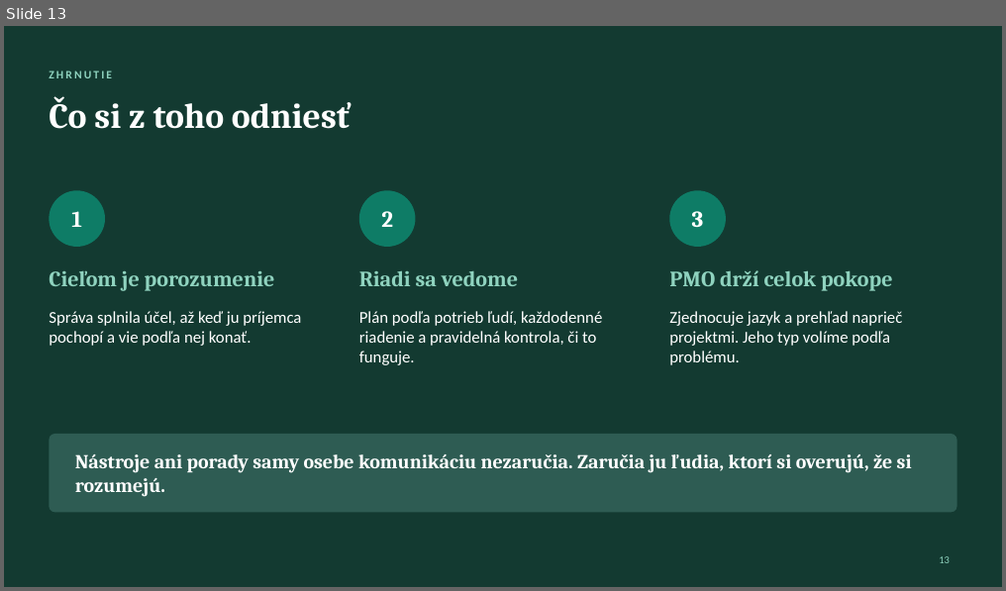
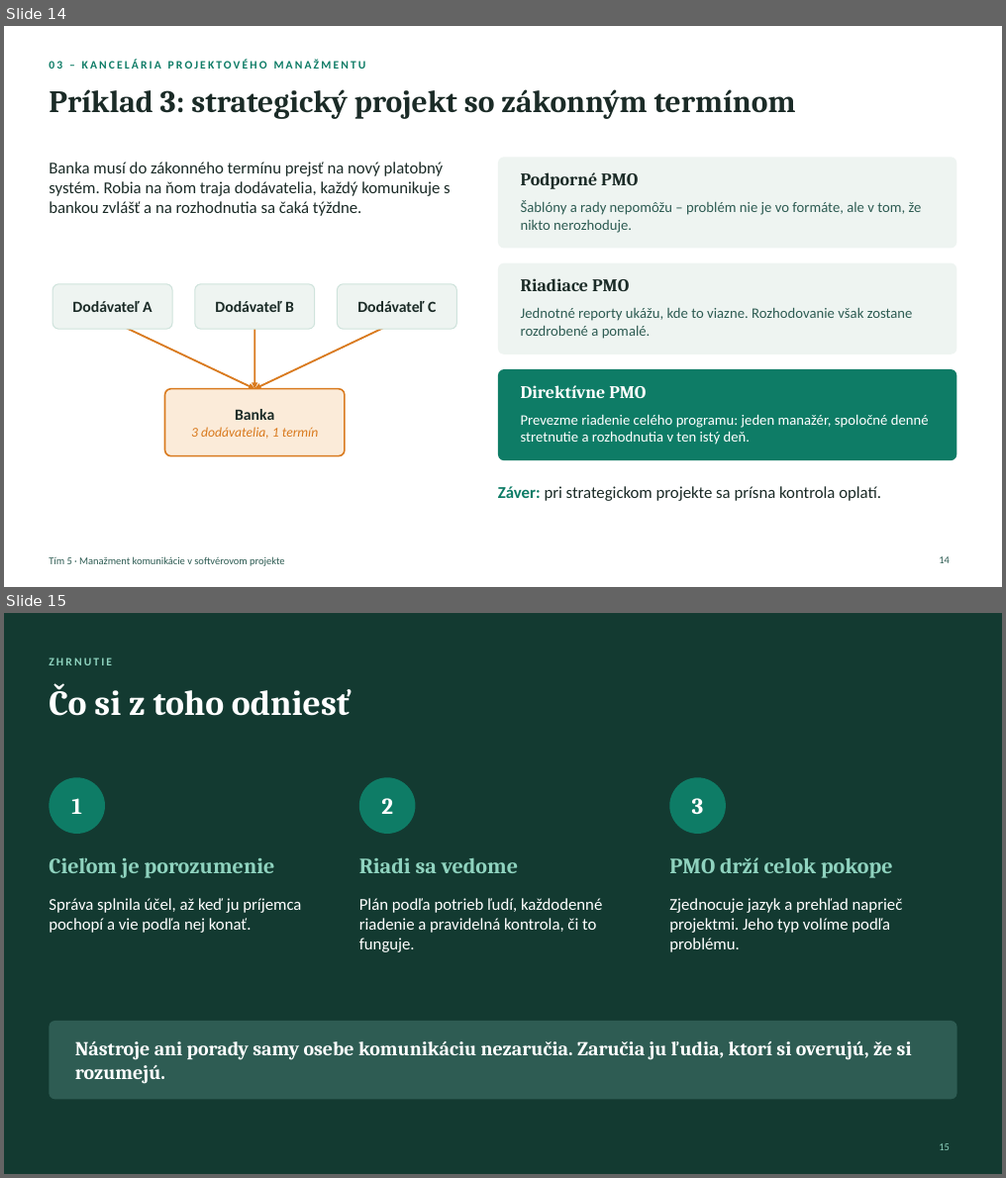
Before and after one commit to ADAMUSSO/MTS, a slide deck: Prezentacie/Manažment komunikácie – vysvetľujúca prezentácia.pptx. Shown one above the other, each under a label of ours: slide 13 before the commit, slides 14 and 15 after it. The pictures are 1006x591 and 1006x1178 pixels, drawn with LibreOffice and Linux fonts; fonts in the diff are those of the drawing. Boxes give left, top, right and bottom in pixels: in the first picture for what was removed or moved away, otherwise in the second. Text is boxed around its words. In the diff, an @@ line names an element or a change of style, - is before the commit and + after.

```diff
--- a/Prezentacie/Manažment komunikácie – vysvetľujúca prezentácia.pptx
+++ b/Prezentacie/Manažment komunikácie – vysvetľujúca prezentácia.pptx
@@ slide 14 added at (4,26,1002,587), background #FFFFFF @@
@@ text added at (49,59,366,69), 11 pt, text #0E7C66, bold @@
+03 – KANCELÁRIA PROJEKTOVÉHO MANAŽMENTU
@@ title added at (49,89,796,119), 30 pt, text #1B2B27, bold @@
+Príklad 3: strategický projekt so zákonným termínom
@@ text added at (49,162,450,216), 16 pt, text #1B2B27 @@
+Banka musí do zákonného termínu prejsť na nový platobný systém. Robia na ňom traja dodávatelia, každý komunikuje s bankou zvlášť a na rozhodnutia sa čaká týždne.
@@ rounded rectangle added at (498,157,957,249), fill #EEF4F1 @@
@@ text added at (521,173,638,189), 17 pt, text #1B2B27, bold @@
+Podporné PMO
@@ text added at (521,200,922,233), 14 pt, text #2E5C53 @@
+Šablóny a rady nepomôžu – problém nie je vo formáte, ale v tom, že nikto nerozhoduje.
@@ rounded rectangle added at (53,284,172,329), fill #EEF4F1, outline #CFE3DC 1 pt @@
@@ rounded rectangle added at (195,284,315,329), fill #EEF4F1, outline #CFE3DC 1 pt @@
@@ rounded rectangle added at (338,284,456,329), fill #EEF4F1, outline #CFE3DC 1 pt @@
@@ rounded rectangle added at (498,264,957,355), fill #EEF4F1 @@
@@ text added at (521,278,629,291), 17 pt, text #1B2B27, bold @@
+Riadiace PMO
@@ text added at (72,301,152,312), 15 pt, text #1B2B27, bold @@
+Dodávateľ A
@@ arrow added from (113, 322) to (254, 389), #D97A1E 1.75 pt @@
@@ text added at (215,301,294,312), 15 pt, text #1B2B27, bold @@
+Dodávateľ B
@@ arrow added from (254, 322) to (254, 389), #D97A1E 1.75 pt @@
@@ arrow added from (397, 322) to (254, 389), #D97A1E 1.75 pt @@
@@ text added at (357,301,436,312), 15 pt, text #1B2B27, bold @@
+Dodávateľ C
@@ text added at (521,307,913,339), 14 pt, text #2E5C53 @@
+Jednotné reporty ukážu, kde to viazne. Rozhodovanie však zostane rozdrobené a pomalé.
@@ rounded rectangle added at (498,370,957,461), fill #0E7C66 @@
@@ rounded rectangle added at (165,389,345,457), fill #FBEBD9, outline #D97A1E 1.5 pt @@
@@ text added at (191,409,319,439), 13 pt, text #D97A1E, italic @@
+Banka
+3 dodávatelia, 1 termín
@@ text added at (521,385,646,398), 17 pt, text #FFFFFF, bold @@
+Direktívne PMO
@@ text added at (521,414,929,445), 14 pt, text #FFFFFF @@
+Prevezme riadenie celého programu: jeden manažér, spoločné denné stretnutie a rozhodnutia v ten istý deň.
@@ text added at (498,486,881,501), 16 pt, text #1B2B27 @@
+Záver: pri strategickom projekte sa prísna kontrola oplatí.
@@ text added at (49,557,285,567), 10 pt, text #2E5C53 @@
+Tím 5 · Manažment komunikácie v softvérovom projekte
@@ page number added at (939,557,949,564), 10 pt, text #2E5C53 @@
+14
@@ what was slide 13 is now slide 15 @@
```
Also in this commit, not shown: 1 slide changed, 1 other slide added, 3 other files.
